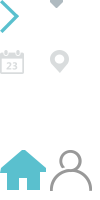
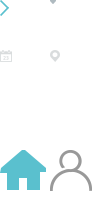
Two versions of the same layered image (100 × 200). Layer-by-layer changes:
renamed "Shape 4 拷贝 6" to "locate", painted on it over [50, 50, 69, 73]
renamed "calendar2 拷贝 5" to "calendar", painted on it over [0, 50, 24, 74]
renamed "形状 1 拷贝 2" to "anti-triangle", painted on it over [50, 0, 63, 8]
renamed "矢量智能对象 拷贝" to "goto", painted on it over [0, 0, 19, 33]
